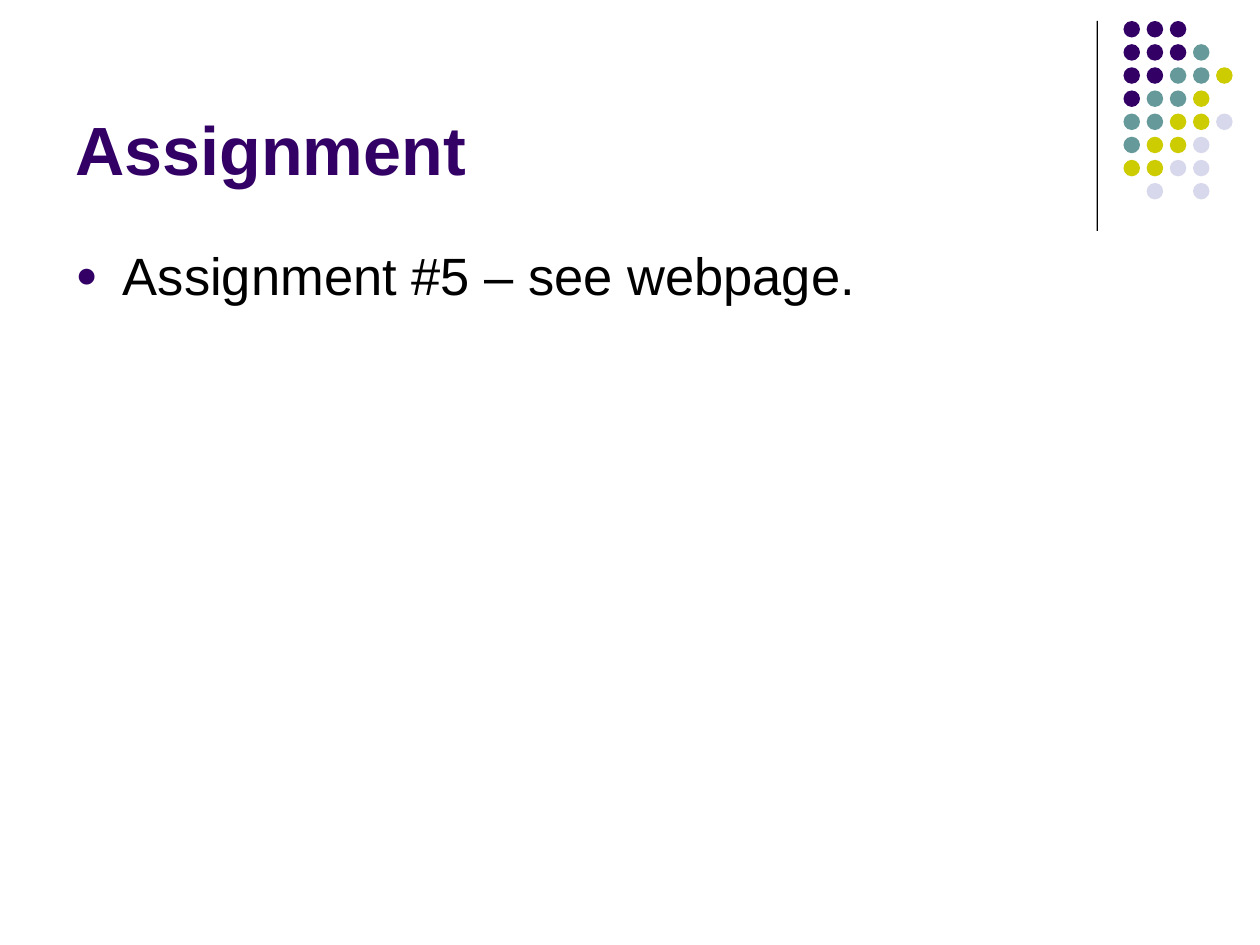
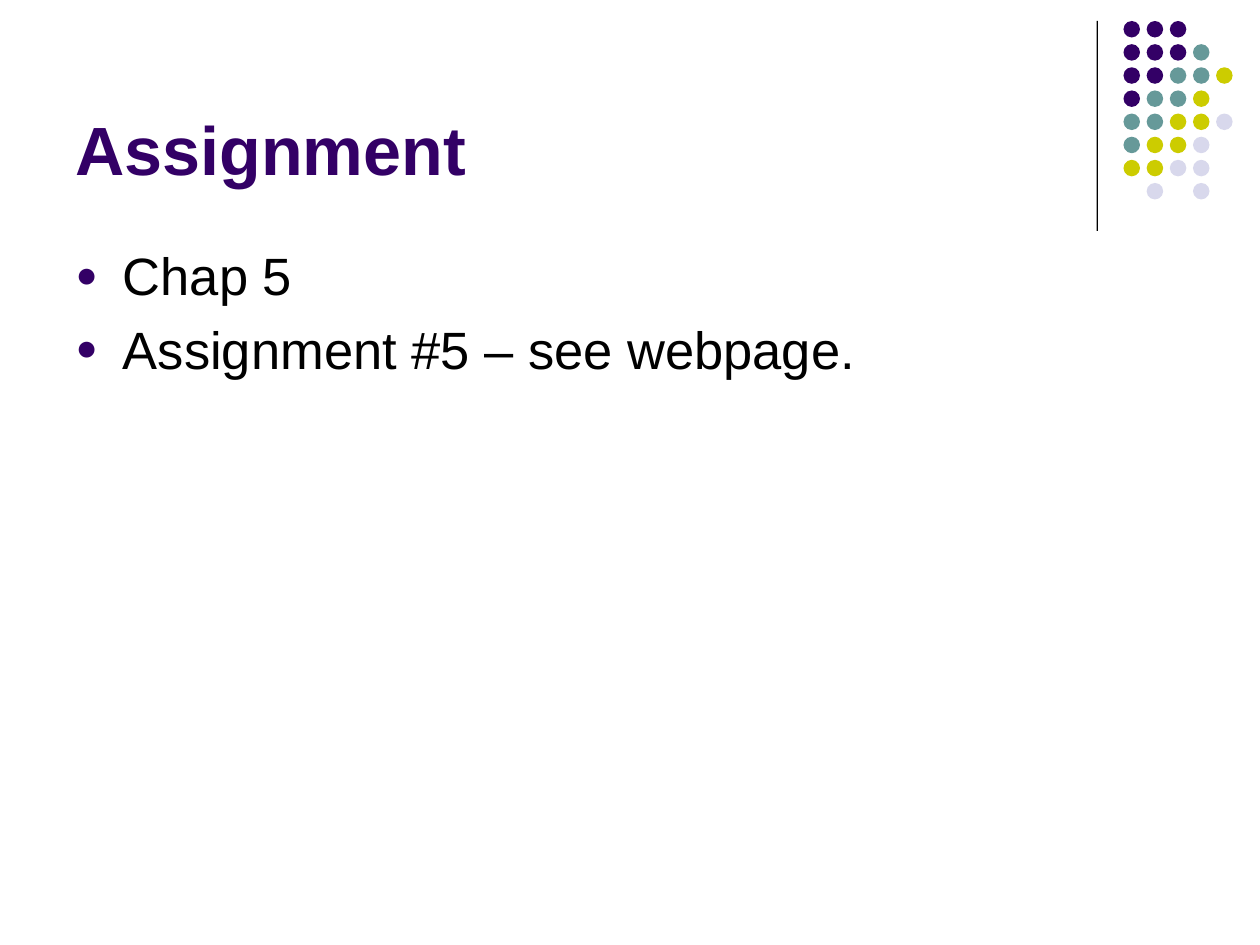
Before and after one commit to lutzhamel/CSC402, a slide deck: slide 44 of notes/csc402-ln006.pptx (slide 43 before the commit). Drawn at 1260x945 pixels with LibreOffice and Linux fonts; fonts in the diff are those of the drawing. Boxes give left, top, right and bottom in pixels: in the first picture for what was removed or moved away, otherwise in the second. Text is boxed around its words. In the diff, an @@ line names an element or a change of style, - is before the commit and + after.

```diff
--- a/notes/csc402-ln006.pptx
+++ b/notes/csc402-ln006.pptx
@@ text at (123, 257, 292, 306): paragraph added @@
+● Chap 5
```
Also in this commit, not shown: 3 other slides changed, 1 slide added, 5 other files.
